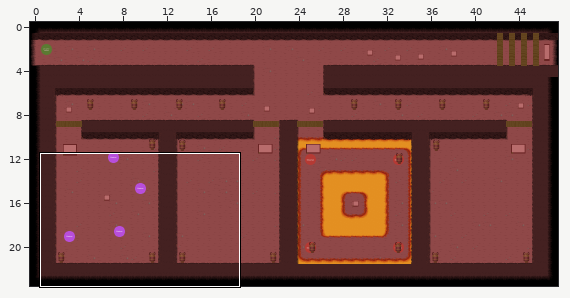
One commit to this Tiled map (JSON): assets/tilemaps/level 1-4.json. Above: a wide view before the commit, with the close-up outlined.
Close-up. Before the edit:
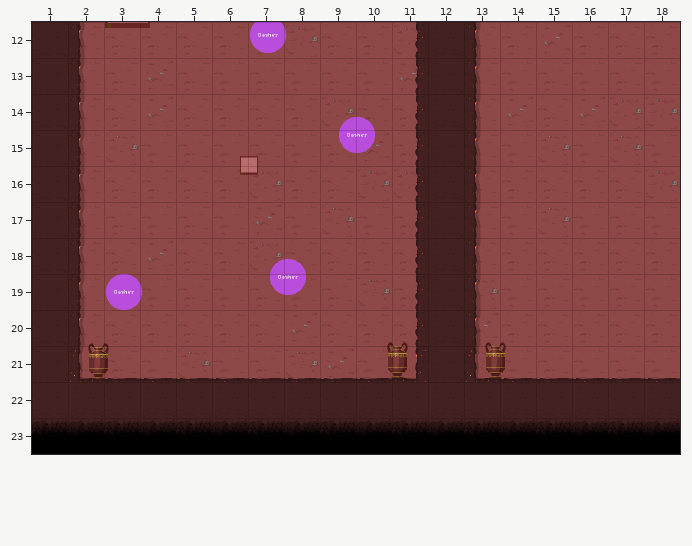
Cells are 64x64 px. Shown: x 1..18, y 12..23. The commit also changed other parts of the map, which this record leaves out.
The same view after the edit:
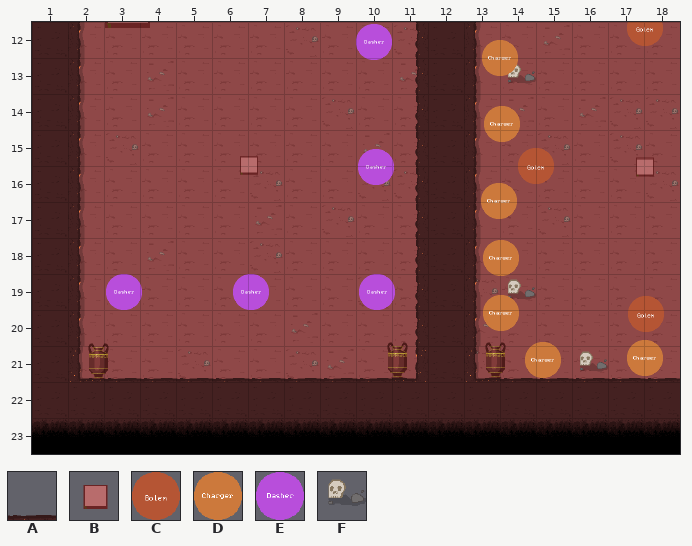
Key: from "tiles 1": A 1, B 4, C 5, D 15, E 18, F 53.
_ is an empty cell.
Objects are placed by their top-left corner, in cells (3,4 is the top-left corner of cell 3,4); size is 1x1 cell unless given.
Change:
Layer "1":
y 13: x 14 _ -> F
y 19: x 14 _ -> F
y 21: x 16 A -> F
Layer "2":
y 21: x 16 _ -> A
Layer "enemies":
changed: E "dasher" at 9.5,14.6 -> E "dasher" at 10,12.1
changed: E "dasher" at 7,11.9 -> E "dasher" at 10,15.5
changed: E "dasher" at 7.6,18.6 -> E "dasher" at 10.1,19
added: C "enemy_2" at 17.5,11.7
added: D "enemy_1" at 13.5,12.5
added: D "enemy_1" at 13.6,14.3
added: C "enemy_2" at 14.5,15.5
added: D "enemy_1" at 13.5,16.5
added: D "enemy_1" at 13.5,18.1
added: E "dasher" at 6.6,19
added: D "enemy_1" at 13.5,19.6
added: C "enemy_2" at 17.6,19.6
added: D "enemy_1" at 17.5,20.8
added: D "enemy_1" at 14.7,20.9
Layer "interact":
added: B "button" at 17.5,15.5
added: B "button" at 17.5,15.5
